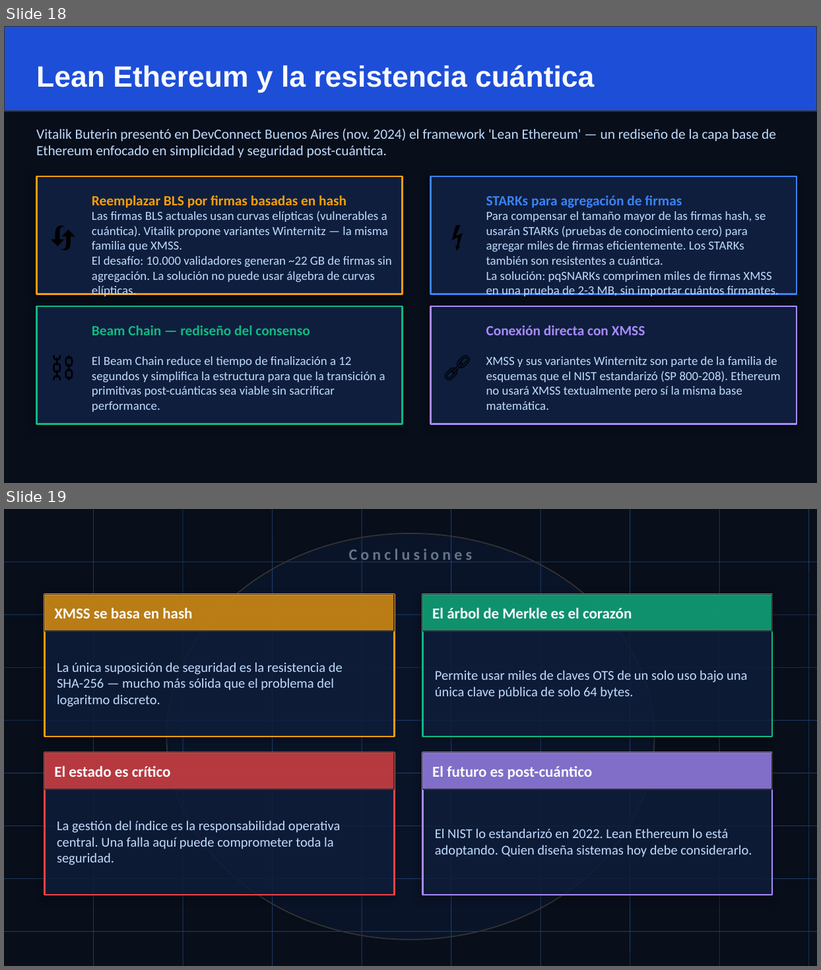
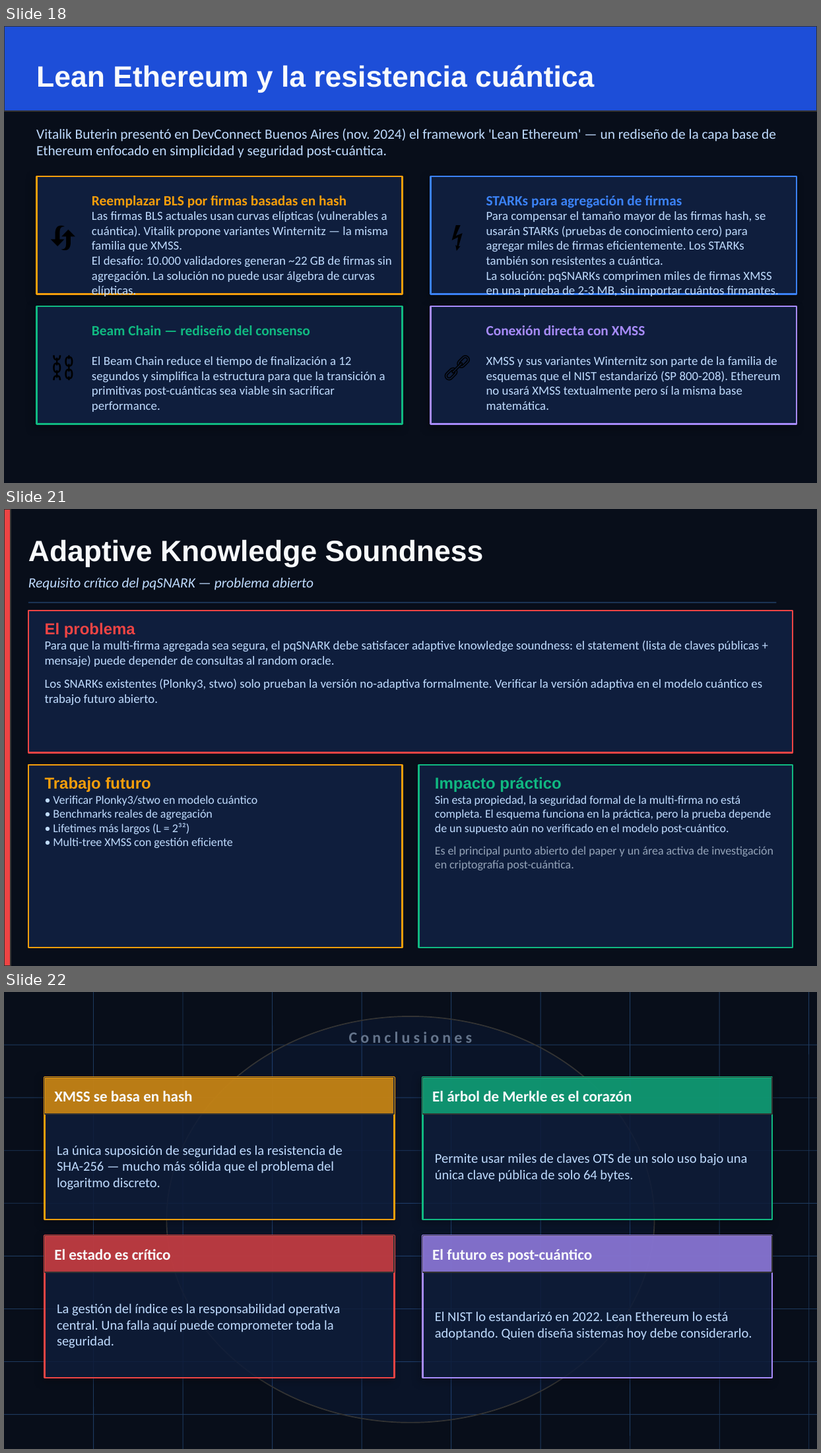
Before and after one commit to EdVeralli/xmss-lean-notes, a slide deck: XMSS_Post_Cuantica_fusionada.pptx. Shown one above the other, each under a label of ours: slides 18 and 19 before the commit, slides 18, 21 and 22 after it; the slides between them are not shown. The pictures are 821x970 and 821x1453 pixels, drawn with LibreOffice and Linux fonts; fonts in the diff are those of the drawing. Boxes give left, top, right and bottom in pixels: in the first picture for what was removed or moved away, otherwise in the second. Text is boxed around its words. In the diff, an @@ line names an element or a change of style, - is before the commit and + after.

```diff
--- a/XMSS_Post_Cuantica_fusionada.pptx
+++ b/XMSS_Post_Cuantica_fusionada.pptx
@@ slide 21 added at <box>4,509,817,966</box>, background #080E1A @@
@@ rectangle added at <box>4,509,11,966</box>, fill #EF4444, outline #333333 1 pt @@
@@ text added at <box>28,539,484,567</box>, 26 pt, text #F8FAFC, bold @@
+Adaptive Knowledge Soundness
@@ text added at <box>28,578,314,590</box>, 12.5 pt, text #BFDBFE, italic @@
+Requisito crítico del pqSNARK — problema abierto
@@ line added from (28, 603) to (776, 603), #1E3A5F 1 pt @@
@@ rectangle added at <box>28,611,793,753</box>, fill #0F1E3D, outline #EF4444 1.5 pt @@
@@ text added at <box>45,623,762,705</box>, 11 pt, text #BFDBFE @@
+El problema
+Para que la multi-firma agregada sea segura, el pqSNARK debe satisfacer adaptive knowledge soundness: el statement (lista de claves públicas + mensaje) puede depender de consultas al random oracle.
+Los SNARKs existentes (Plonky3, stwo) solo prueban la versión no-adaptiva formalmente. Verificar la versión adaptiva en el modelo cuántico es trabajo futuro abierto.
@@ rectangle added at <box>28,765,403,948</box>, fill #0F1E3D, outline #F59E0B 1.5 pt @@
@@ rectangle added at <box>418,765,793,948</box>, fill #0F1E3D, outline #10B981 1.5 pt @@
@@ text added at <box>45,777,257,848</box>, 10.5 pt, text #BFDBFE @@
+Trabajo futuro
+• Verificar Plonky3/stwo en modelo cuántico
+• Benchmarks reales de agregación
+• Lifetimes más largos (L = 2³²)
+• Multi-tree XMSS con gestión eficiente
@@ text added at <box>435,777,774,871</box>, 10.5 pt, text #BFDBFE @@
+Impacto práctico
+Sin esta propiedad, la seguridad formal de la multi-firma no está completa. El esquema funciona en la práctica, pero la prueba depende de un supuesto aún no verificado en el modelo post-cuántico.
+Es el principal punto abierto del paper y un área activa de investigación en criptografía post-cuántica.
@@ what was slide 19 is now slide 22 @@
```
Also in this commit, not shown: 2 other slides added.
